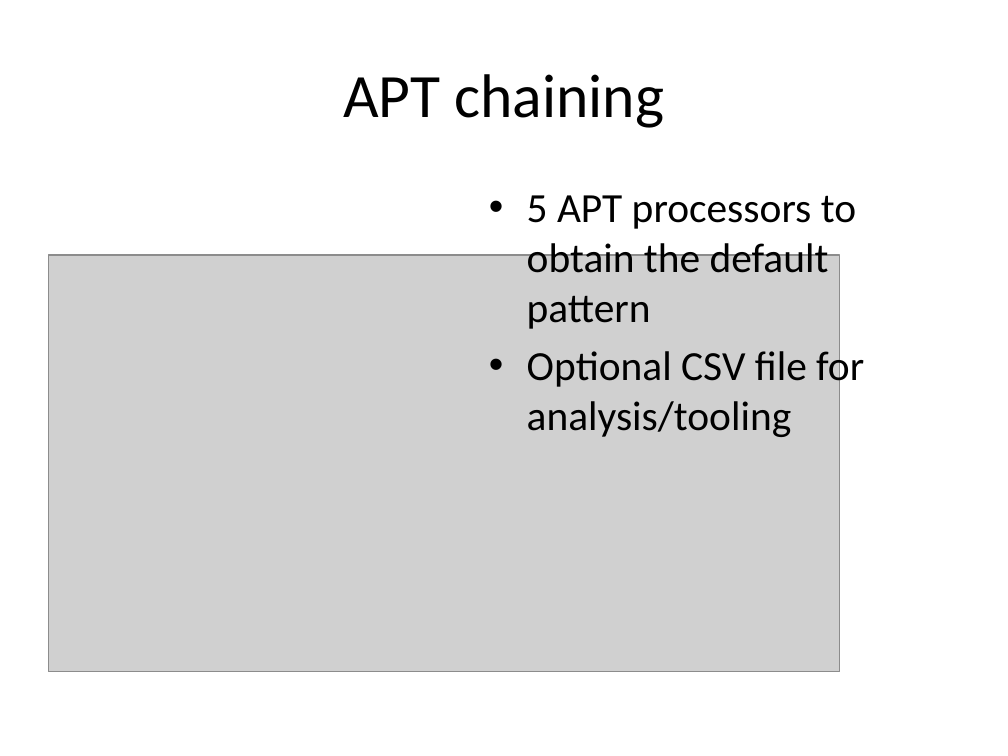
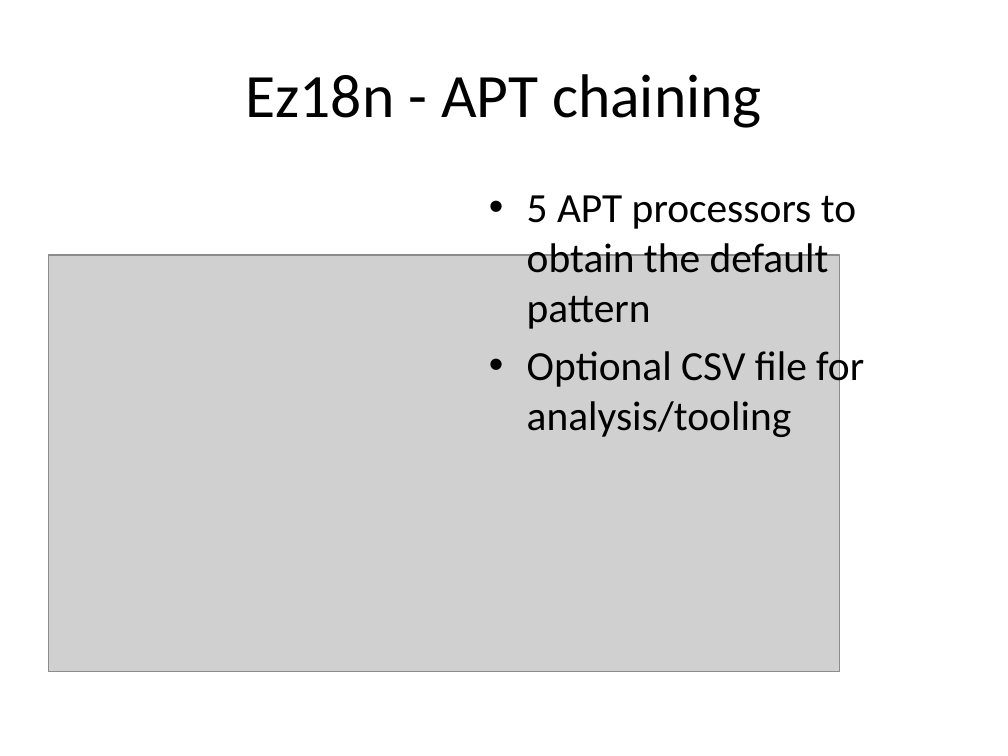
Before and after one commit to dbaeli/ez18n, a slide deck: slide 3 of ez18n-slides/javaone-2012/ez18n_javaone2012_tech.pptx (slide 1 before the commit). Drawn at 1008x756 pixels with LibreOffice and Linux fonts; fonts in the diff are those of the drawing; grey boxes stand for pictures; background and template pictures are left out. Boxes give left, top, right and bottom in pixels: in the first picture for what was removed or moved away, otherwise in the second. Text is boxed around its words. In the diff, an @@ line names an element or a change of style, - is before the commit and + after.

```diff
--- a/ez18n-slides/javaone-2012/ez18n_javaone2012_tech.pptx
+++ b/ez18n-slides/javaone-2012/ez18n_javaone2012_tech.pptx
@@ title at [245, 74, 762, 128]: text changed @@
-APT chaining
+Ez18n - APT chaining
```
Also in this commit, not shown: 9 other slides changed, 1 slide added, 6 other files.
